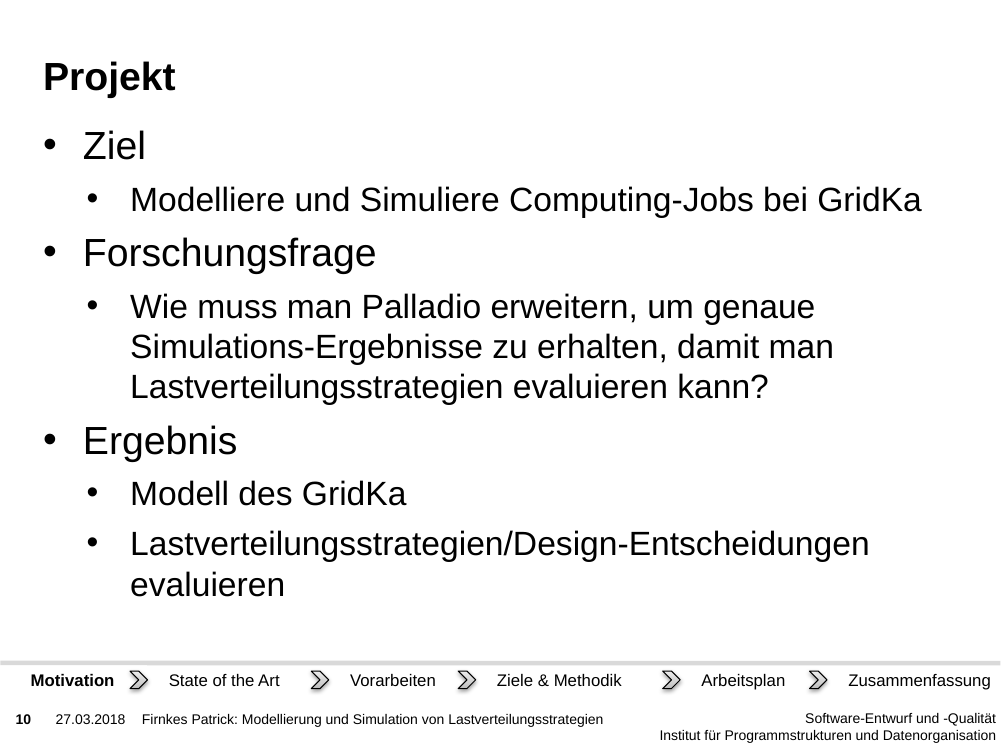
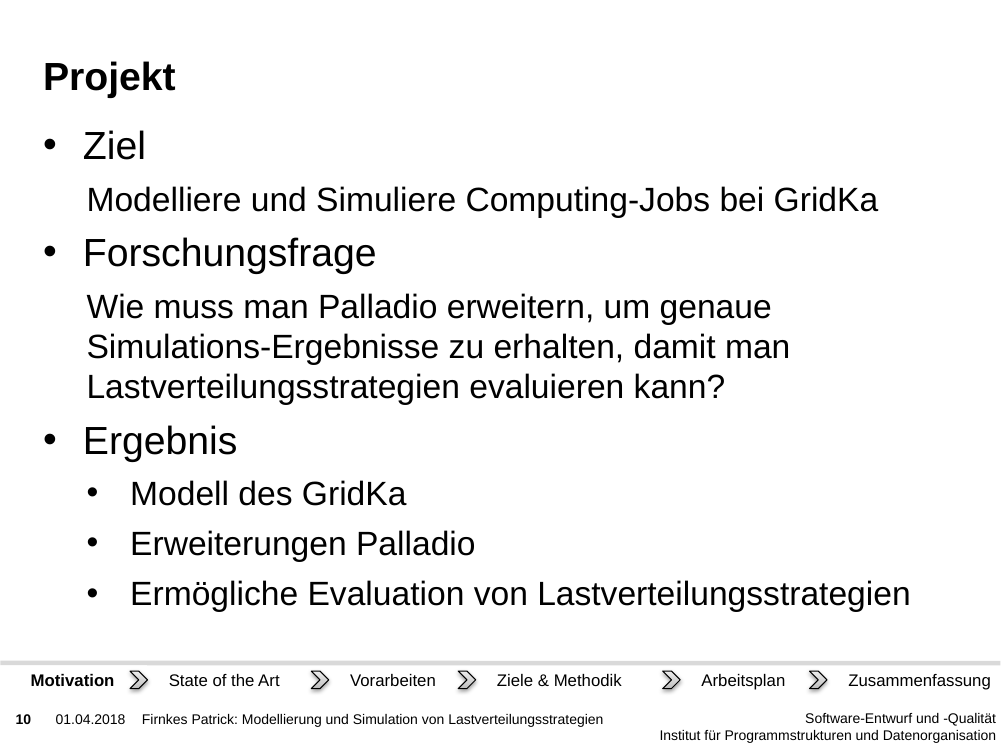
Before and after one commit to PatFirn/wlcg-loadbalancing, a slide deck: slide 10 of presentations/projekt-antrag.pptx. Drawn at 1008x756 pixels with LibreOffice and Linux fonts; fonts in the diff are those of the drawing; background and template pictures are left out. Boxes give left, top, right and bottom in pixels: in the first picture for what was removed or moved away, otherwise in the second. Text is boxed around its words. In the diff, an @@ line names an element or a change of style, - is before the commit and + after.

```diff
--- a/presentations/projekt-antrag.pptx
+++ b/presentations/projekt-antrag.pptx
@@ text at (87, 186, 879, 405): bullet • to none @@
@@ text at (130, 530, 911, 612): text changed @@
-  • Lastverteilungsstrategien/Design-Entscheidungen evaluieren
+  • Erweiterungen Palladio
+  • Ermögliche Evaluation von Lastverteilungsstrategien
@@ text at (56, 714, 126, 724): text changed @@
-27.03.2018
+01.04.2018
```
Also in this commit, not shown: 32 other slides changed, 4 slides added.
